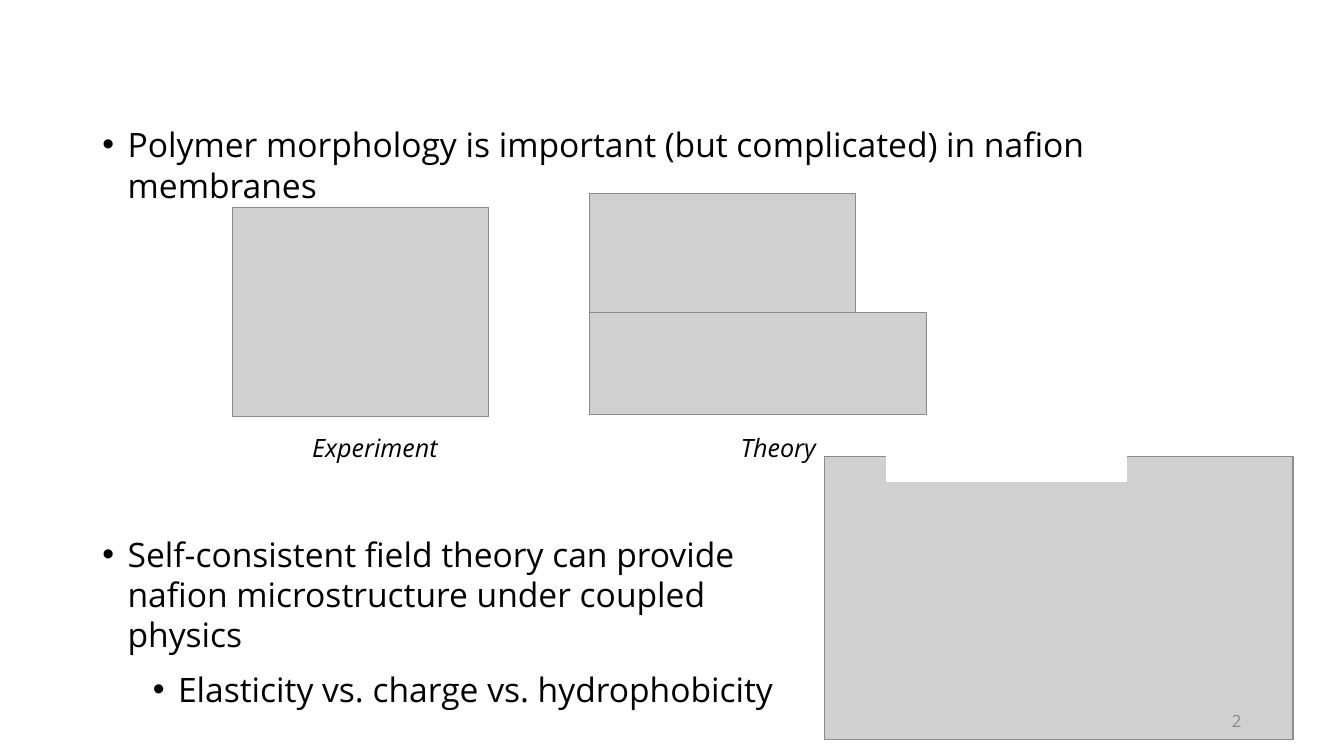
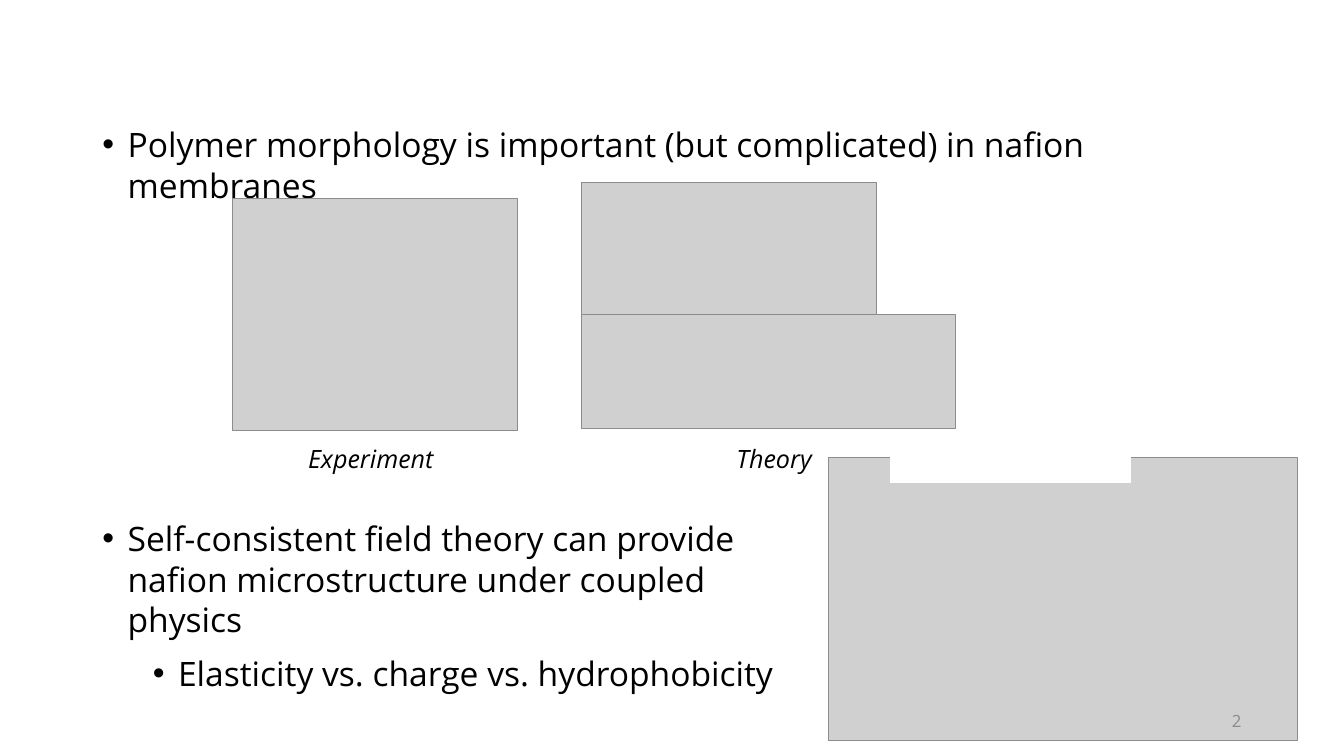
Before and after one commit to tyokokur/presentations, a slide deck: slide 2 of 20241001 NAF Update.pptx. Drawn at 1344x756 pixels with LibreOffice and Linux fonts; fonts in the diff are those of the drawing; grey boxes stand for pictures; background and template pictures are left out. Boxes give left, top, right and bottom in pixels: in the first picture for what was removed or moved away, otherwise in the second. Text is boxed around its words. In the diff, an @@ line names an element or a change of style, - is before the commit and + after.

```diff
--- a/20241001 NAF Update.pptx
+++ b/20241001 NAF Update.pptx
@@ picture: place and size @@
-picture at [233,208,489,416]
+picture at [233,199,518,431]
@@ picture: place and size @@
-picture at [590,194,855,314]
+picture at [582,182,877,316]
@@ picture: place and size @@
-picture at [590,313,927,415]
+picture at [582,315,956,429]
@@ text "Experiment": place and size @@
-text "Experiment" at [312,438,437,463]
+text "Experiment" at [308,449,433,474]
@@ text "Theory": place and size @@
-text "Theory" at [741,438,816,463]
+text "Theory" at [736,449,811,474]
@@ rectangle: place and size @@
-rectangle at [887,448,1126,482]
+rectangle at [891,449,1130,483]
@@ picture: place and size @@
-picture at [825,457,1294,740]
+picture at [829,458,1298,741]
@@ text "Self-consistent field theory can provide ...": place and size @@
-text "Self-consistent field theory can provide ..." at [128,541,773,710]
+text "Self-consistent field theory can provide ..." at [128,525,773,694]
```
Also in this commit, not shown: 1 slide added.
